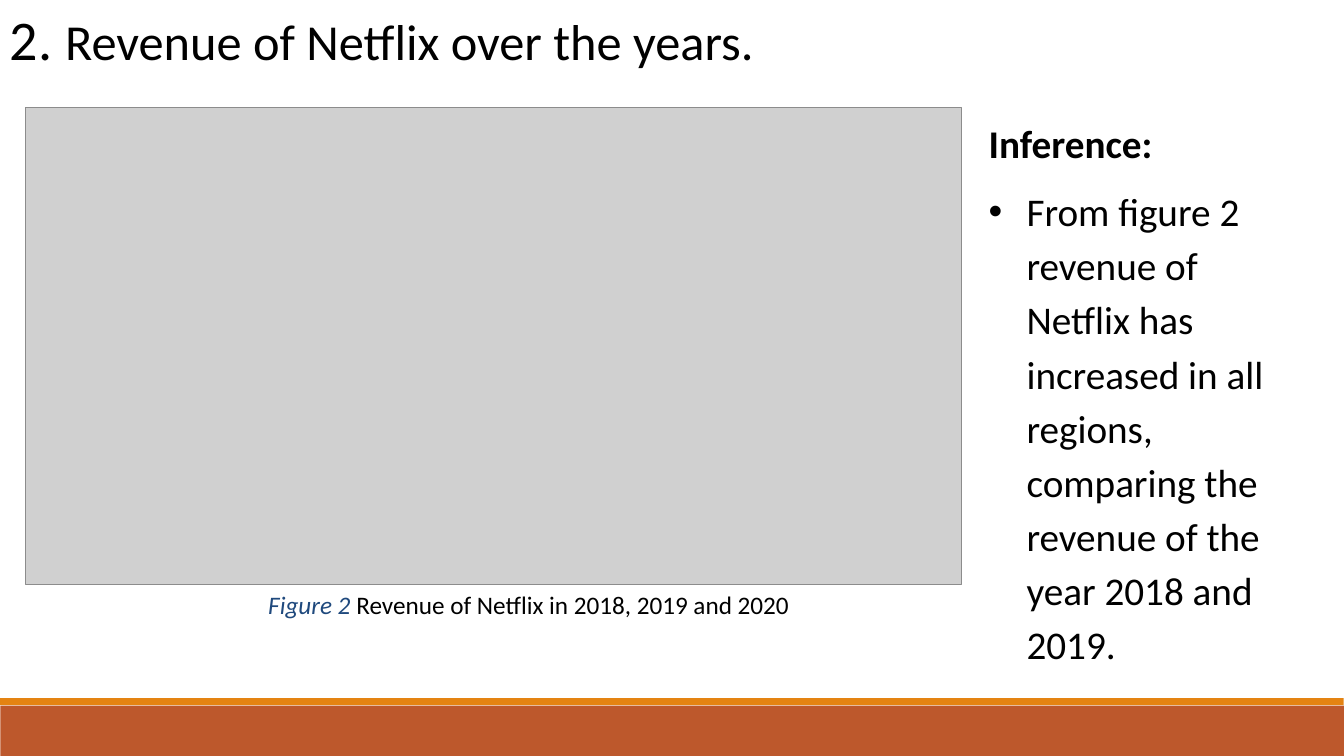
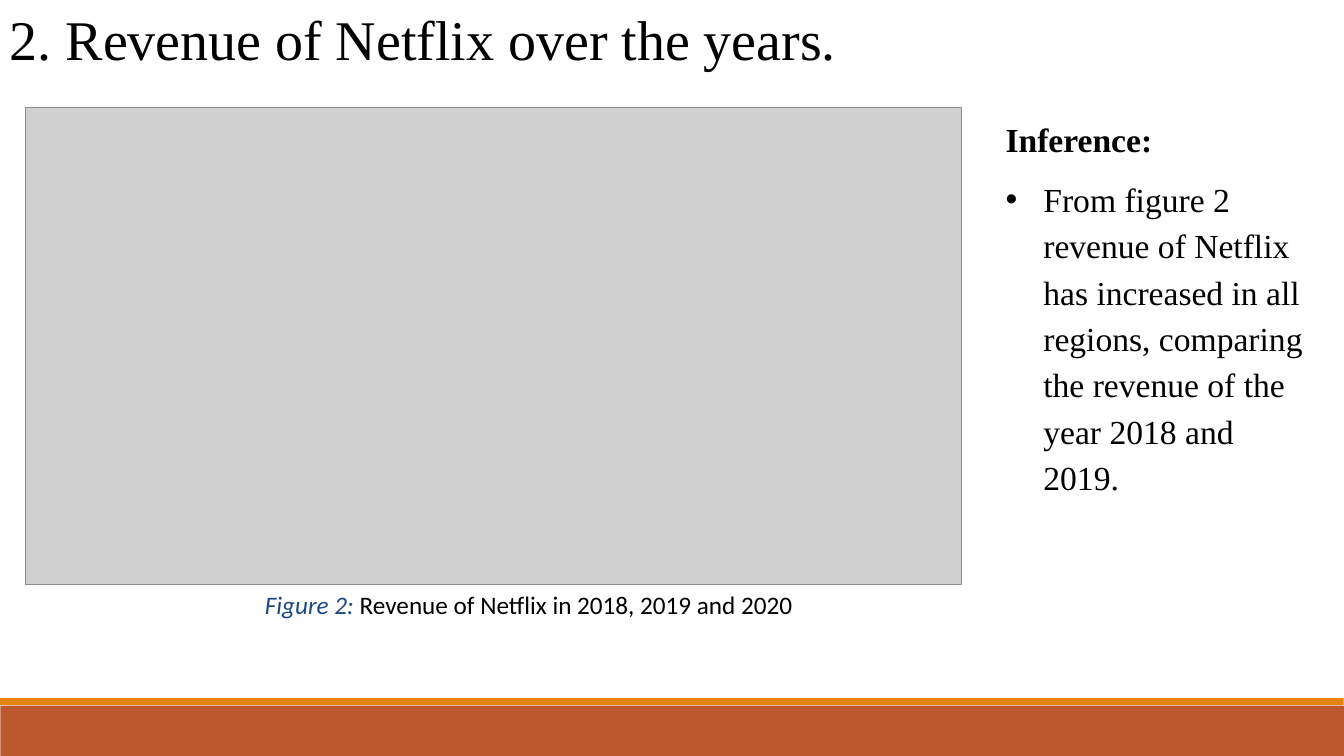
Before and after one commit to Yajas2913/Data-analysis-on-OTT-Platform, a slide deck: slide 11 of EDA_ppt.pptx (slide 8 before the commit). Drawn at 1344x756 pixels with LibreOffice and Linux fonts; fonts in the diff are those of the drawing; grey boxes stand for pictures. Boxes give left, top, right and bottom in pixels: in the first picture for what was removed or moved away, otherwise in the second. Text is boxed around its words. In the diff, an @@ line names an element or a change of style, - is before the commit and + after.

```diff
--- a/EDA_ppt.pptx
+++ b/EDA_ppt.pptx
@@ text "2. Revenue of Netflix over ..." at box(10, 20, 836, 71): size 36 to 40 pt, font Calibri to Times New Roman @@
@@ text "Inference:": place and size @@
-text "Inference:" at box(989, 130, 1264, 660)
+text "Inference:" at box(1006, 128, 1303, 491)
@@ text "Inference:" at box(1006, 128, 1303, 491): size 28 to 24 pt, font Calibri to Times New Roman @@
@@ text at box(265, 596, 792, 619): text changed @@
-Figure 2 Revenue of Netflix in 2018, 2019 and 2020
+Figure 2: Revenue of Netflix in 2018, 2019 and 2020
```
Also in this commit, not shown: 13 other slides changed, 3 slides added, 10 other files.
